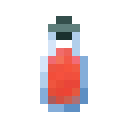
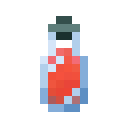
Layers edited between the first and the second 128x128 image:
painted on "Bottle" over (40, 56, 80, 104)
added layer "Liquid" over (48, 56, 80, 104)
